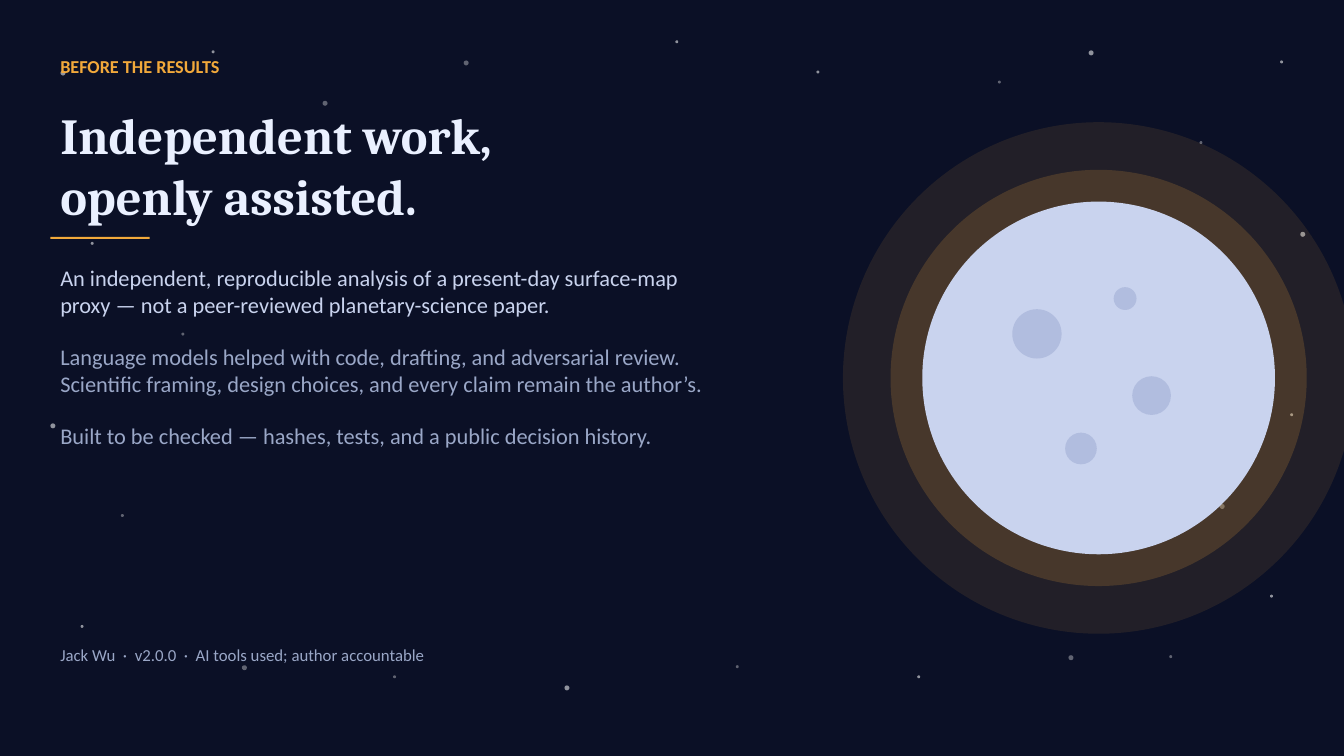
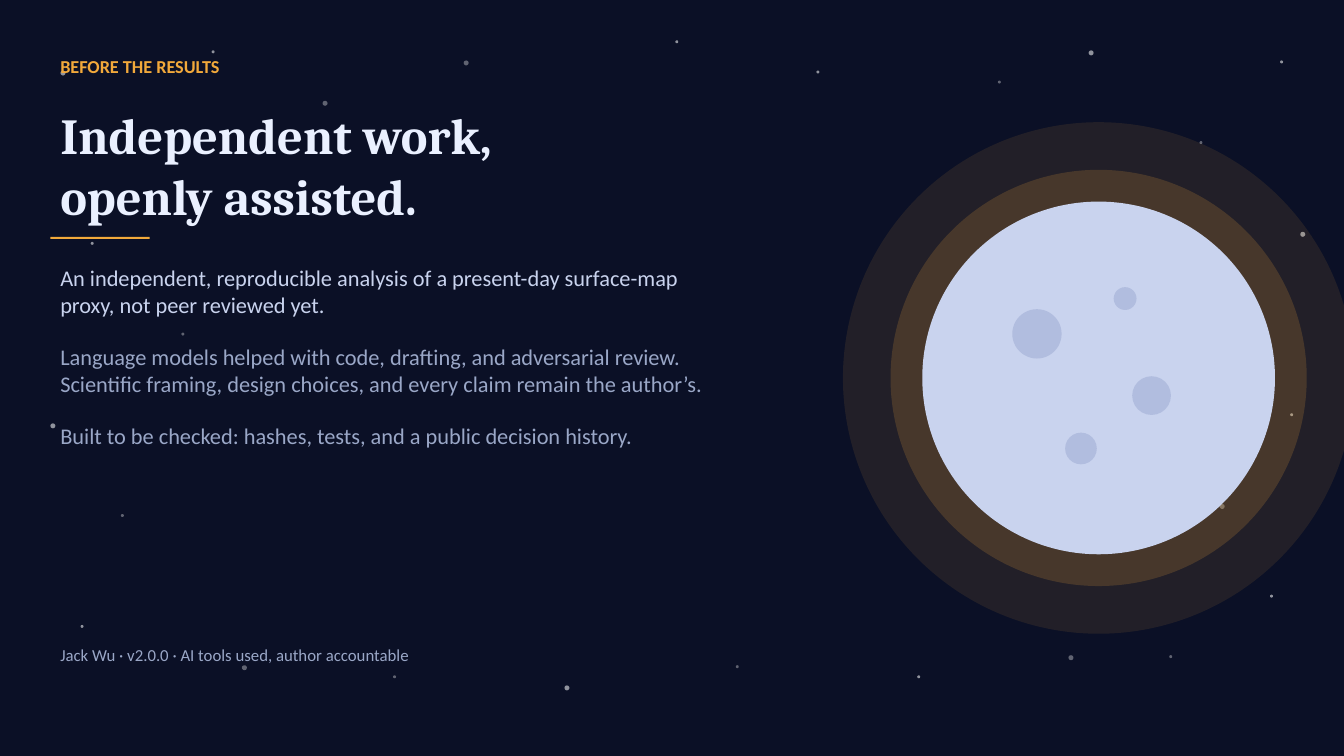
Before and after one commit to lemoon01110/Lunar-Titanium-Magnetism, a slide deck: slide 2 of Paper-and-Pitch/Pitch.pptx. Drawn at 1344x756 pixels with LibreOffice and Linux fonts; fonts in the diff are those of the drawing. Boxes give left, top, right and bottom in pixels: in the first picture for what was removed or moved away, otherwise in the second. Text is boxed around its words. In the diff, an @@ line names an element or a change of style, - is before the commit and + after.

```diff
--- a/Paper-and-Pitch/Pitch.pptx
+++ b/Paper-and-Pitch/Pitch.pptx
@@ text at (60,270,678,317): text changed @@
-An independent, reproducible analysis of a present-day surface-map proxy — not a peer-reviewed planetary-science paper.
+An independent, reproducible analysis of a present-day surface-map proxy, not peer reviewed yet.
@@ text at (60,428,631,448): text changed @@
-Built to be checked — hashes, tests, and a public decision history.
+Built to be checked: hashes, tests, and a public decision history.
@@ text at (60,649,409,663): text changed @@
-Jack Wu · v2.0.0 · AI tools used; author accountable
+Jack Wu · v2.0.0 · AI tools used, author accountable
```
Also in this commit, not shown: 9 other slides changed, 14 other files.
